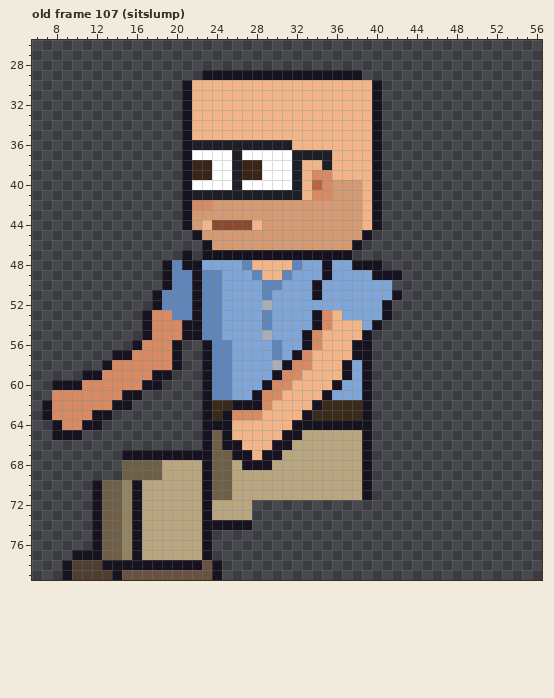
Two versions of one pixel-art file, sprites/staff/office_adam_left_anim.aseprite. That is the earlier state.
64x80 pixels, 129 frames. Colours within 5 levels of each other are drawn and written as one. Shown: old frame 107 (sitslump): x 6..56, y 26..79. The commit also changed other frames, which this record leaves out.
The same view after the edit:
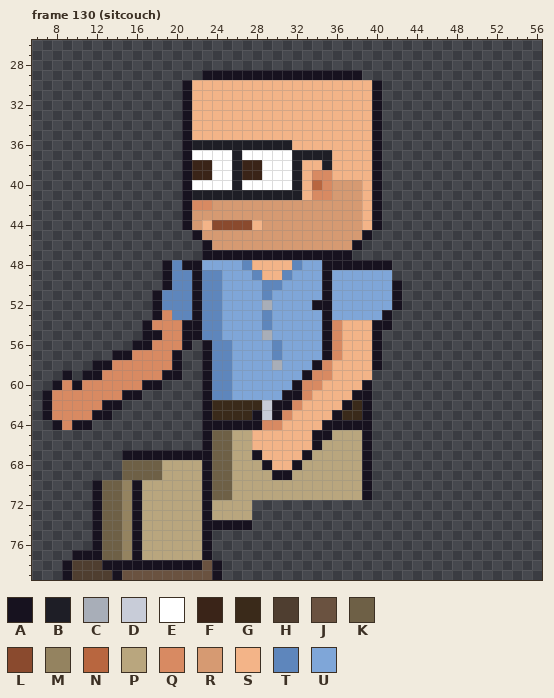
Palette (. is transparent): A #17121f  B #1e1e26  C #a8aeb8  D #c8ccd8  E #ffffff  F #3a2418  G #3a2a1a  H #4f3e30  J #6a5240  K #6e6046  L #8a4a2e  M #948360  N #b8663f  P #b9a67e  Q #d88a62  R #d69a72  S #f3b488  T #5e86bc  U #7fa6d8
A new or re-ordered frame is compared with the old frame closest to it.
Change:
frames 129 -> 135
--- frame 130 (sitcouch) is new; against old frame 107 (sitslump), layers "Near Arm", "Back Arm"
@@ x 6..56 @@
 46 .................ARRRRRRRRRRRRRRA..................
-47 ...............A.AAAAAAAAAAAAAAA...................
-48 .............ATAAUUUUTSSSSTUUAUUAAA................
-49 .............ATTATTUUUTSSTUUUAUUUUAAA..............
-50 .............ATTATTUUUUTTUUUAUUUUUUU...............
-51 ............ATTTATTUUUUTUUUUAUUUUUUUA..............
-52 ............ATTTATTUUUUCUUUUUUUUUUUA...............
-53 ...........AQQTTATTUUUUTUUUUAQSUUUUA...............
-54 ...........AQQQAATTUUUUTUUUUAQSSSUA................
-55 ...........AQQQAATTUUUUCUUUAQSSSSA.................
-56 ..........AQQQA..ATTUUUUTUUAQSSSAA.................
-57 ........AAQQQQA..ATTUUUUTUAQSSSSAA.................
-58 .......AQQQQQQA..ATTUUUUCAQQSSSAUA.................
-59 .....AAQQQQQAA...ATTUUUUAQQSSSSAUA.................
-60 ..AAAQQQQQQAA....ATTUUUAQQSSSSAUUA.................
-61 ..QQQQQQQAA......ATTUUAQQSSSSAUUUA.................
-62 .AQQQQQQAA.......AGGAAAQSSSSAGGGGA.................
-63 .AQQQQAA.........AGAQQQSSSSAGGGGGA.................
-64 ..AQQAA..........AAASSSSSSAAAAAAAA.................
-65 ..AAA............AKASSSSSAAPPPPPPA.................
-66 .................AKAASSSAAPPPPPPPA.................
-67 .........AAAAAAAAAKKAASAAPPPPPPPPA.................
-68 .........KKKKPPPPAKKPAAAPPPPPPPPPA.................
-69 .........KKKKPPPPAKKPPPPPPPPPPPPPA.................
+47 .................AAAAAAAAAAAAAAA...................
+48 .............ATAAUUUUTSSSSTUUAAAAAAA...............
+49 .............ATTATTUUUTSSTUUUAUUUUUU...............
+50 .............ATTATTUUUUTTUUUUAUUUUUUA..............
+51 ............ATTTATTUUUUTUUUUUAUUUUUUA..............
+52 ............ATTTATTUUUUCUUUUAAUUUUUUA..............
+53 ............AQTTATTUUUUTUUUUUAUUUUUA...............
+54 ...........AQQQAATTUUUUTUUUUUAQSSSAA...............
+55 ...........AAQQAATTUUUUCUUUUUAQSSSA................
+56 ..........AAQQQA.ATTUUUUTUUUUAQSSSA................
+57 ........AAQQQQA..ATTUUUUTUUUUAQSSSA................
+58 ......AAQQQQQQA..ATTUUUUCUUUAQSSSSA................
+59 ...A.AAQQQQQQAA..ATTUUUUUUUAQQSSSS.................
+60 ..AQAQQQQQQAA....ATTUUUUUUAQQSSSSA.................
+61 .AQQQQQQQAA......ATTUUUUUAAQSSSSAA.................
+62 .AQQQQQAA........AGGGGGDAAQSSSSAGA.................
+63 .AQQQQAA.........AGGGGADAQSSSSAGGA.................
+64 ..AQAA...........AAAAAAQQSSSSAAAAA.................
+65 .................AKKPPSSSSSSAAPPPA.................
+66 .................AKKPPSSSSSSAPPPPA.................
+67 .........AAAAAAAAAKKPPASSSSAPPPPPA.................
+68 .........KKKKPPPPAKKPPPASSAPPPPPPA.................
+69 .........KKKKPPPPAKKPPPPAAPPPPPPPA.................
 70 ......AKKMAPPPPPPAKKPPPPPPPPPPPPPA.................
